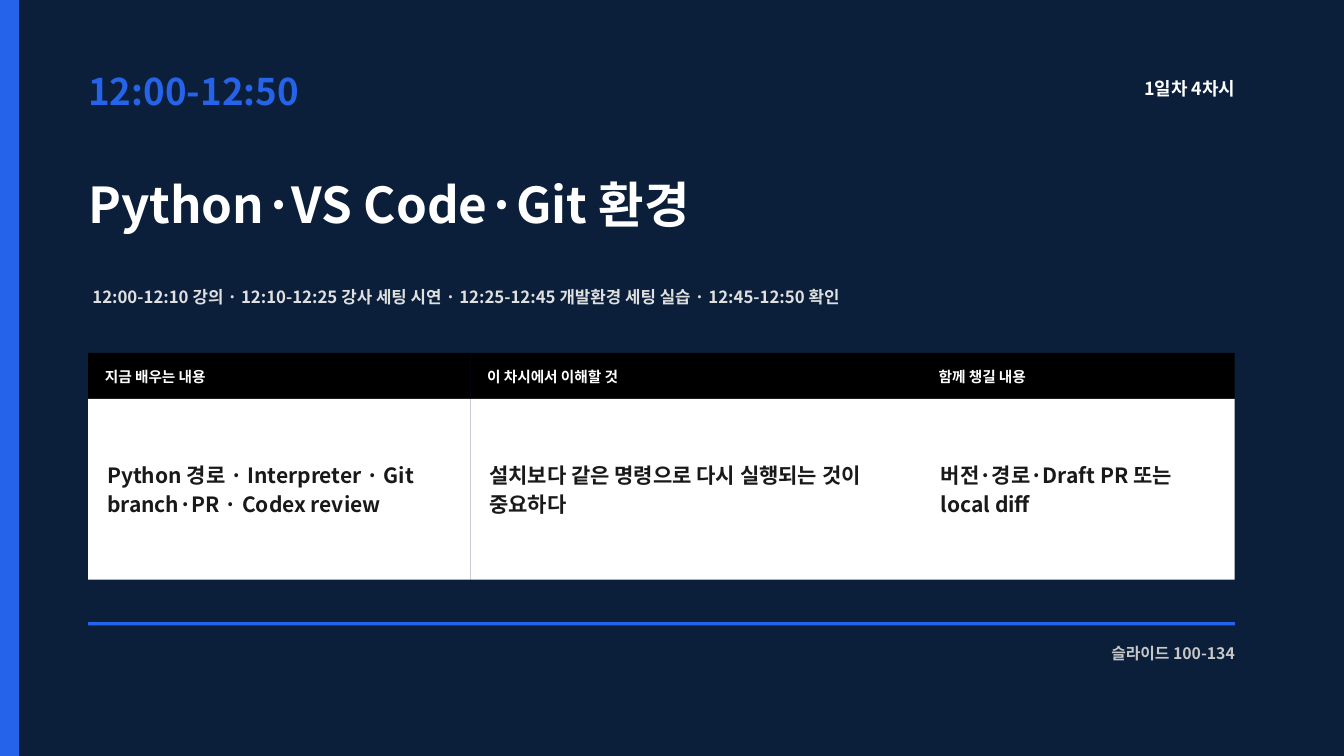
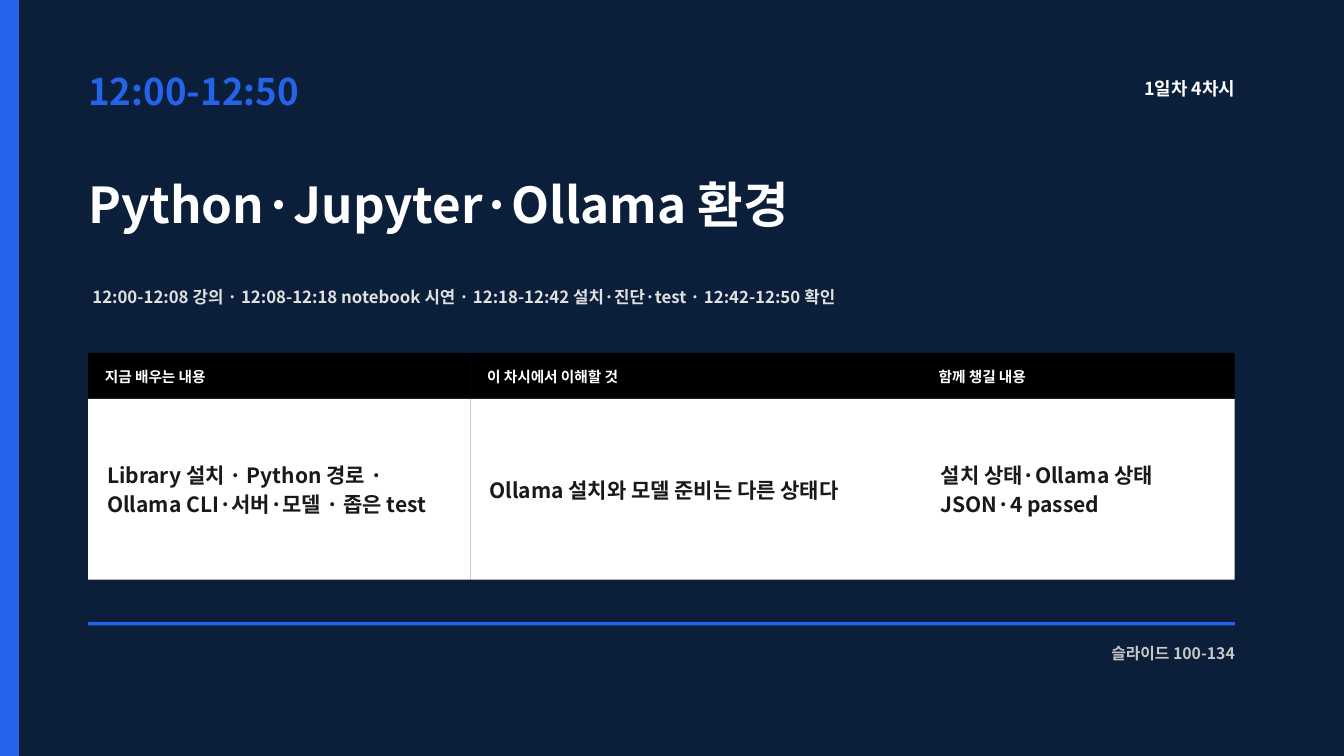
Before and after one commit to smilesjcha/llm-agent-and-workflow-automation, a slide deck: slide 100 of slides/IPA_LLM_Agent_업무자동화_Day1_2026-08-23_MUSINSA_PARTS_270p.pptx. Drawn at 1344x756 pixels with LibreOffice and Linux fonts; fonts in the diff are those of the drawing. Boxes give left, top, right and bottom in pixels: in the first picture for what was removed or moved away, otherwise in the second. Text is boxed around its words. In the diff, an @@ line names an element or a change of style, - is before the commit and + after.

```diff
--- a/slides/IPA_LLM_Agent_업무자동화_Day1_2026-08-23_MUSINSA_PARTS_270p.pptx
+++ b/slides/IPA_LLM_Agent_업무자동화_Day1_2026-08-23_MUSINSA_PARTS_270p.pptx
@@ text at bbox=[88, 181, 789, 234]: text changed @@
-Python·VS Code·Git 환경
+Python·Jupyter·Ollama 환경
@@ text at bbox=[92, 289, 835, 305]: text changed @@
-12:00-12:10 강의 · 12:10-12:25 강사 세팅 시연 · 12:25-12:45 개발환경 세팅 실습 · 12:45-12:50 확인
+12:00-12:08 강의 · 12:08-12:18 notebook 시연 · 12:18-12:42 설치·진단·test · 12:42-12:50 확인
@@ text at bbox=[107, 465, 426, 514]: text changed @@
-Python 경로 · Interpreter · Git branch·PR · Codex review
+Library 설치 · Python 경로 · Ollama CLI·서버·모델 · 좁은 test
@@ text at bbox=[941, 465, 1153, 517]: text changed @@
-버전·경로·Draft PR 또는 local diff
+설치 상태·Ollama 상태 JSON·4 passed
@@ text at bbox=[489, 480, 839, 500]: text changed @@
-설치보다 같은 명령으로 다시 실행되는 것이 중요하다
+Ollama 설치와 모델 준비는 다른 상태다
```
Also in this commit, not shown: 109 other slides changed, 7 other files.
